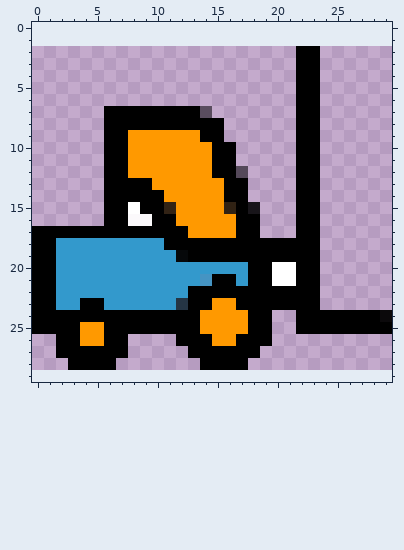
Pixel-art sprite, stored at src-tauri/icons/Square30x30Logo.png. This is how it looked before the edit.
The file is 30x27 pixels. Pixels under 10% opacity are left out. Colours within 5 levels of each other are drawn and written as one. The old version is drawn lined up with the new one, on the new canvas.
After:
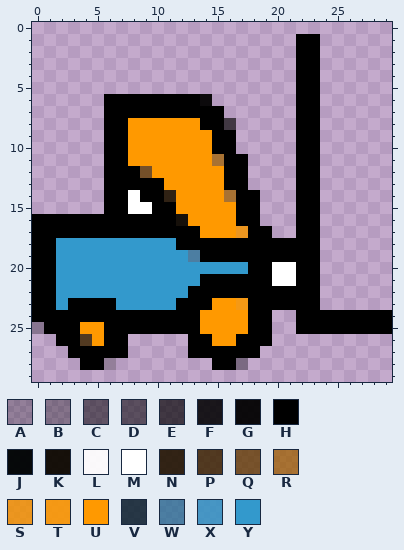
Palette (. is transparent): A #00000040  B #00000052  C #00000081  D #00000088  E #000000ab  F #000000dd  G #000000f0  H #000000  J #010405f8  K #0d0800f3  L #fefefef0  M #ffffff  N #211400e5  P #3c2400d6  Q #633b00c8  R #9e5f00bf  S #f39200d7  T #fb9700e5  U #ff9900  V #0b222ed8  W #256f94c0  X #3192c3d8  Y #3399cc
From old to new:
canvas 30x27 -> 30x30, the old top-left corner now at 0,2
y 1: x 22..23 .. -> HH
y 6: x 6..14 ......... -> HHHHHHHHG
y 7: x 14..15 C. -> HH
y 8: x 8..13 HHHHHH -> UUUUUU; x 16 . -> E
y 9: x 14 H -> U; x 16 . -> H
y 11: x 15 H -> R; x 17 . -> H
y 12: x 8..9 UU -> HQ; x 15 H -> U; x 17 D -> H
y 13: x 10 U -> H
y 14: x 8 H -> M; x 11 U -> N; x 16 H -> R; x 18 . -> H
y 15: x 9 H -> M; x 11 N -> H; x 16 N -> U; x 18 F -> H
y 16: x 0..5 ...... -> HHHHHH; x 8..9 LL -> HH; x 12 U -> K
y 17: x 13 U -> H; x 17 H -> S; x 19 . -> H
y 18: x 11 H -> Y
y 19: x 12..13 JH -> YW
y 21: x 14 X -> H; x 17 Y -> H
y 23: x 3 Y -> H; x 6 Y -> H; x 12 V -> H; x 17 H -> T
y 24: x 29 G -> H
y 25: x 0 H -> A
y 26: x 4 U -> P; x 12 H -> .
y 27: x 2 H -> .
y 28: x 3 H -> .; x 6 H -> A; x 14 H -> .; x 17 H -> B
Pixel boxes of the changes (left, top, right, bottom) in both pictures:
added: (296, 34, 320, 46)
changed: (32, 94, 272, 370)
changed: (380, 310, 392, 322)
